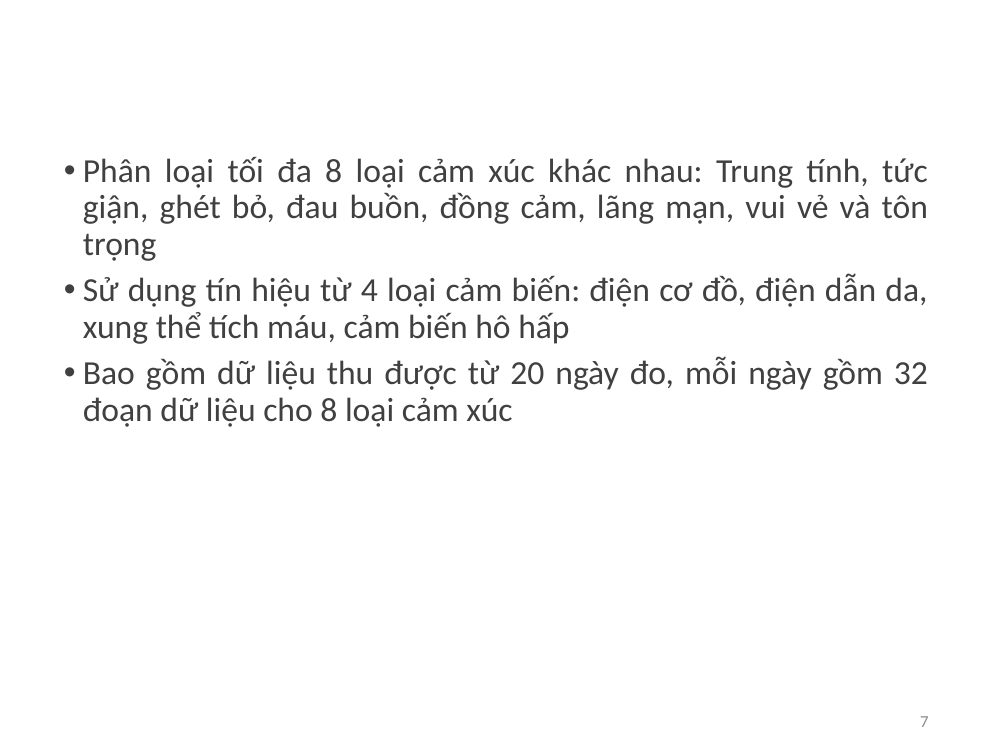
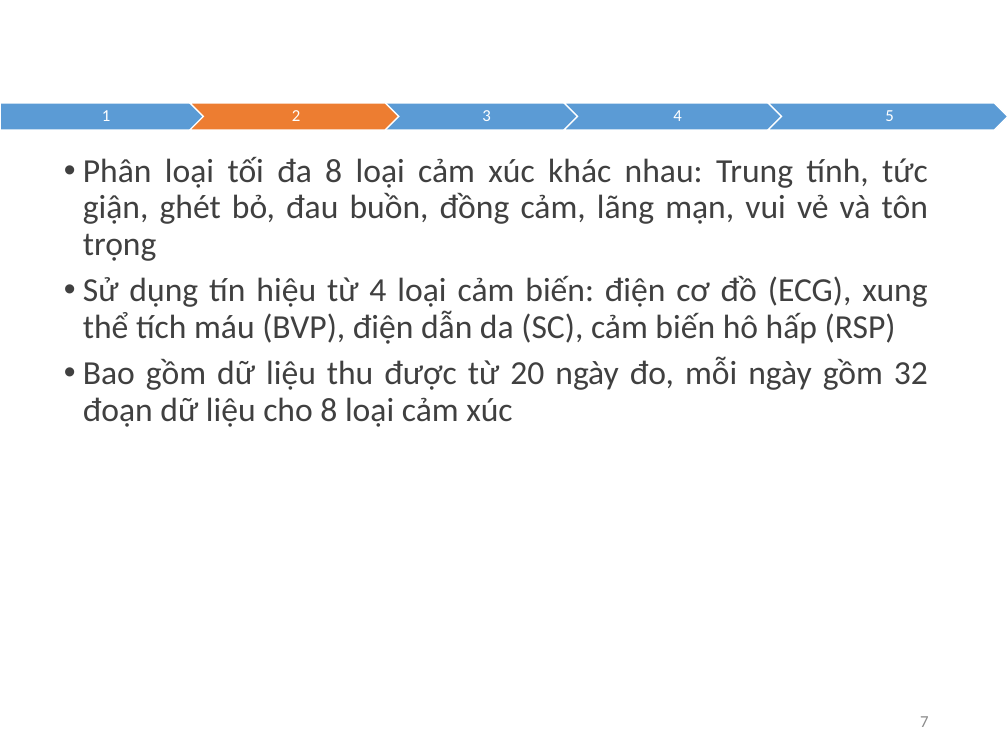
Before and after one commit to nguyennam2910/TriMun, a slide deck: slide 7 of Slide Thesis.pptx. Drawn at 1008x756 pixels with LibreOffice and Linux fonts; fonts in the diff are those of the drawing; background and template pictures are left out. Boxes give left, top, right and bottom in pixels: in the first picture for what was removed or moved away, otherwise in the second. Text is boxed around its words. In the diff, an @@ line names an element or a change of style, - is before the commit and + after.

```diff
--- a/Slide Thesis.pptx
+++ b/Slide Thesis.pptx
@@ chevron added at bbox=[190, 103, 398, 130], fill #ED7D31, outline #FFFFFF 1 pt @@
@@ text added at bbox=[292, 110, 300, 121], 12 pt, text #FFFFFF @@
+2
@@ group added at bbox=[0, 103, 1008, 130]: 5 texts, 4 chevrons, 1 pentagon arrow @@
+1
+2
+3
+4
+5
@@ text at bbox=[83, 276, 927, 344]: text changed @@
-• Sử dụng tín hiệu từ 4 loại cảm biến: điện cơ đồ, điện dẫn da, xung thể tích máu, cảm biến hô hấp
+• Sử dụng tín hiệu từ 4 loại cảm biến: điện cơ đồ (ECG), xung thể tích máu (BVP), điện dẫn da (SC), cảm biến hô hấp (RSP)
```
Also in this commit, not shown: 19 other slides changed, 7 slides added, 5 slides removed.
